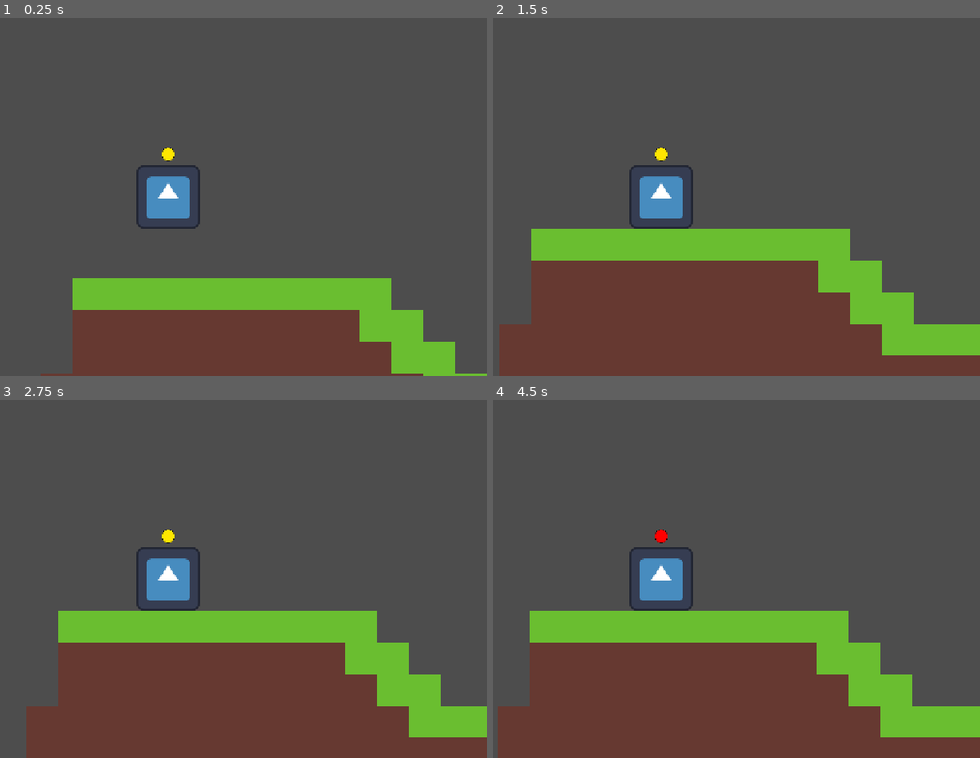
Above: before the commit, frames 1-4 (two rows, left to right).
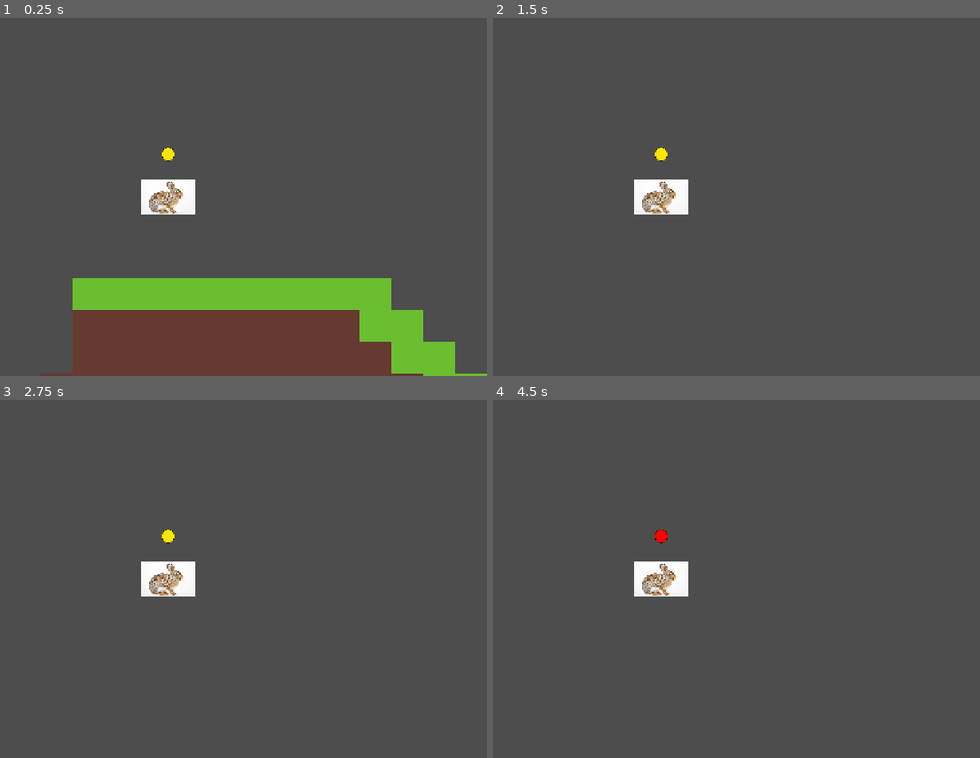
Above: after the commit, the same moments.

Repository: kaskadiia/haven-jam
Game: Godot game, scene res://scenes/game.tscn
Same seed, same stepped clock (60 frames per second), same inputs: the game is played once before the commit and once after it. The engine's default icon, where the game draws it, is replaced by a stand-in: a white triangle on a blue panel in a dark square.
Inputs (mouse positions are in pixels of both pictures, inside the frame that each line leads up to):
- Up to frame 1 (0.25 s): no input
- Up to frame 2 (1.5 s): move the mouse to (799, 179) at 0.52 s; tap Space (jump) at 0.77 s; move the mouse to (531, 214) at 1.27 s
- Up to frame 3 (2.75 s): tap Space (jump) at 1.52 s; move the mouse to (233, 500) at 2.02 s
- Up to frame 4 (4.5 s): tap Enter at 2.75 s; move the mouse to (629, 650) at 2.77 s; tap Space (jump) at 3.02, 3.5, 3.77 s; move the mouse to (853, 632) at 3.52 s; move the mouse to (outside the picture) at 4.27 s

The runs differ from the first frame. In frame 1, 1.6% of the frame differs, in the area x 27-42%, y 41-59%; in frame 2, 35%; in frame 3, 34%; in frame 4, 35%, in the area x 0-100%, y 41-100%.

Commit message:
added bunbun

Diff:
--- a/scenes/player.tscn
+++ b/scenes/player.tscn
@@ -1,10 +1,7 @@
 [gd_scene format=3 uid="uid://cpsearjfiykcg"]
 
 [ext_resource type="Script" uid="uid://b4xrkuo0jo831" path="res://scripts/player.gd" id="1_g2els"]
-[ext_resource type="Texture2D" uid="uid://bbfk1wqv1cusl" path="res://icon.svg" id="2_qhqgy"]
-
-[sub_resource type="CircleShape2D" id="CircleShape2D_uci4i"]
-radius = 64.0
+[ext_resource type="Texture2D" uid="uid://c660qb7jkxh31" path="res://assets/adorable-brown-rabbit-sitting-on-white-background-photo.jpg" id="2_g2els"]
 
 [sub_resource type="Gradient" id="Gradient_g2els"]
 interpolation_mode = 1
@@ -16,17 +13,25 @@
 fill = 1
 fill_from = Vector2(0.5, 0.5)
 
+[sub_resource type="CapsuleShape2D" id="CapsuleShape2D_qhqgy"]
+radius = 31.946941
+height = 86.54817
+
 [node name="Player" type="CharacterBody2D" unique_id=412430487]
 script = ExtResource("1_g2els")
-
-[node name="Collision" type="CollisionShape2D" parent="." unique_id=622624058]
-shape = SubResource("CircleShape2D_uci4i")
-
-[node name="Sprite" type="Sprite2D" parent="." unique_id=446706663]
-position = Vector2(-7.1525574e-07, -2.4437904e-06)
-texture = ExtResource("2_qhqgy")
 
 [node name="Indicator" type="Sprite2D" parent="." unique_id=1561414767]
 position = Vector2(0, -86)
 scale = Vector2(0.5, 0.5)
 texture = SubResource("GradientTexture2D_tgbg3")
+
+[node name="Area2D" type="Area2D" parent="." unique_id=847920295]
+
+[node name="Sprite2D" type="Sprite2D" parent="Area2D" unique_id=371381960]
+scale = Vector2(0.1, 0.1)
+texture = ExtResource("2_g2els")
+
+[node name="CollisionShape2D" type="CollisionShape2D" parent="Area2D" unique_id=1072325583]
+position = Vector2(-0.99999964, 1.9999999)
+rotation = 1.3962634
+shape = SubResource("CapsuleShape2D_qhqgy")
Binary file added: assets/adorable-brown-rabbit-sitting-on-white-background-photo.jpg
Not shown, added: assets/adorable-brown-rabbit-sitting-on-white-background-photo.jpg.import
